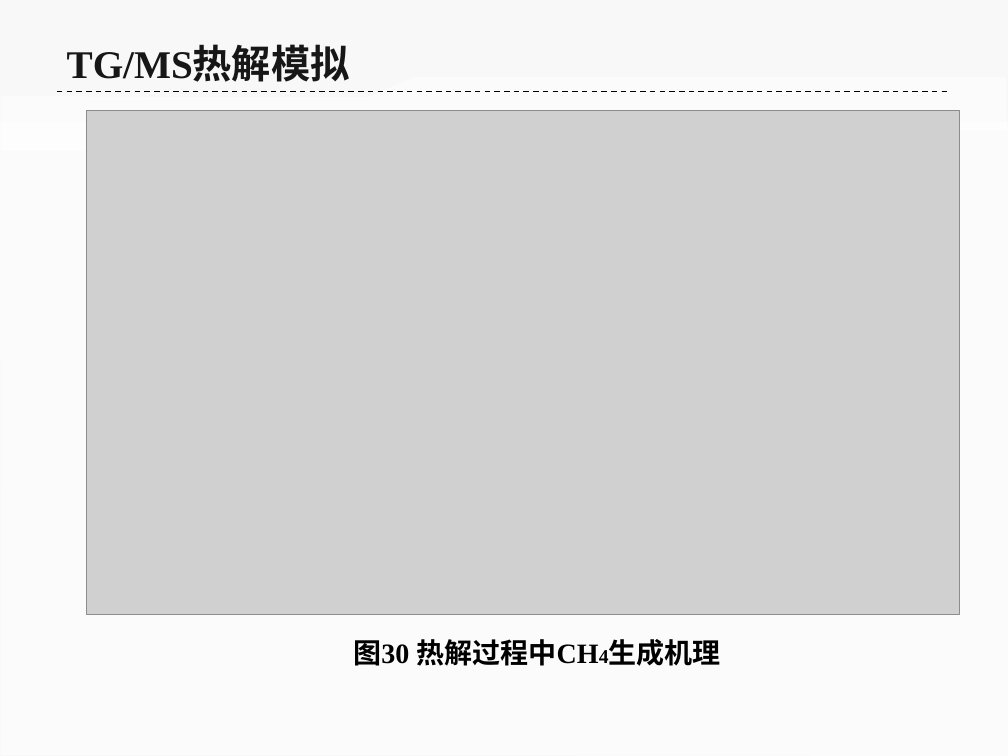
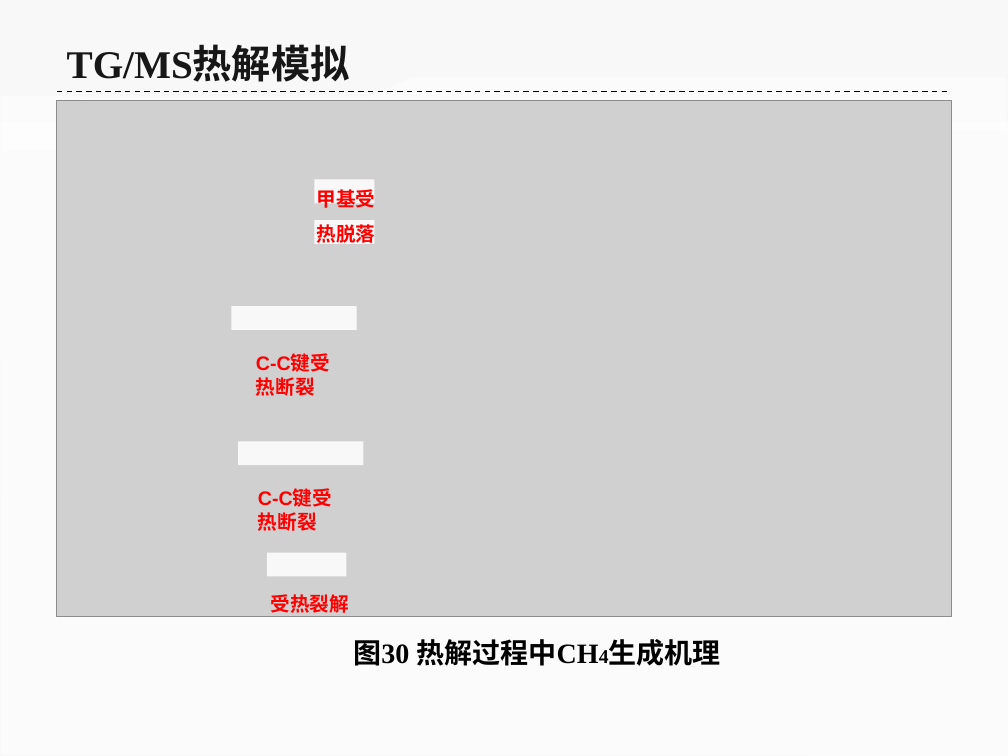
Before and after one commit to ilvcr/GraduationProject, a slide deck: slide 42 of ppt/yoghourtppt.pptx. Drawn at 1008x756 pixels with LibreOffice and Linux fonts; fonts in the diff are those of the drawing; grey boxes stand for pictures. Boxes give left, top, right and bottom in pixels: in the first picture for what was removed or moved away, otherwise in the second. Text is boxed around its words. In the diff, an @@ line names an element or a change of style, - is before the commit and + after.

```diff
--- a/ppt/yoghourtppt.pptx
+++ b/ppt/yoghourtppt.pptx
@@ picture: place and size @@
-picture at bbox=[87, 110, 960, 614]
+picture at bbox=[56, 100, 951, 616]
@@ rectangle added at bbox=[314, 179, 374, 204], fill #F8F8F8 @@
@@ text added at bbox=[317, 189, 376, 243], 14 pt, text #FF0000, bold @@
+甲基受热脱落
@@ rectangle added at bbox=[314, 220, 374, 244], fill #F8F8F8 @@
@@ rectangle added at bbox=[231, 306, 356, 331], fill #F8F8F8 @@
@@ text added at bbox=[256, 355, 330, 372], 14 pt, text #FF0000, bold @@
+C-C键受热断裂
@@ rectangle added at bbox=[238, 442, 363, 466], fill #F8F8F8 @@
@@ text added at bbox=[258, 490, 332, 507], 14 pt, text #FF0000, bold @@
+C-C键受热断裂
@@ rectangle added at bbox=[267, 552, 347, 577], fill #F8F8F8 @@
@@ text added at bbox=[271, 594, 349, 613], 14 pt, text #FF0000, bold @@
+受热裂解
```
Also in this commit, not shown: 14 other slides changed.
